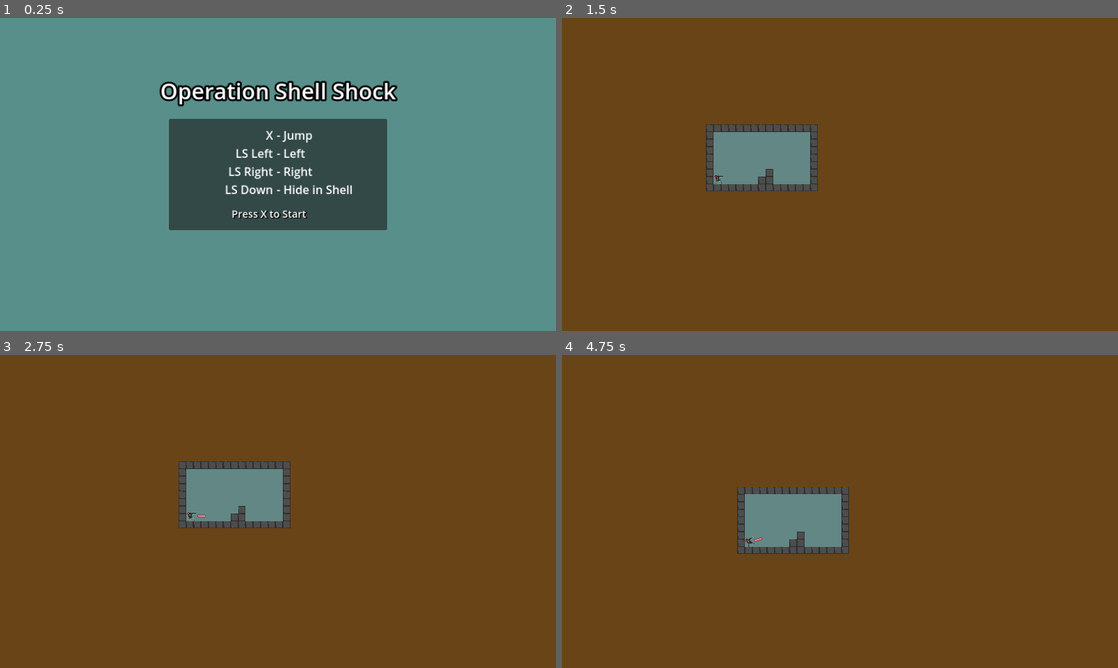
Above: before the commit, frames 1-4 (two rows, left to right).
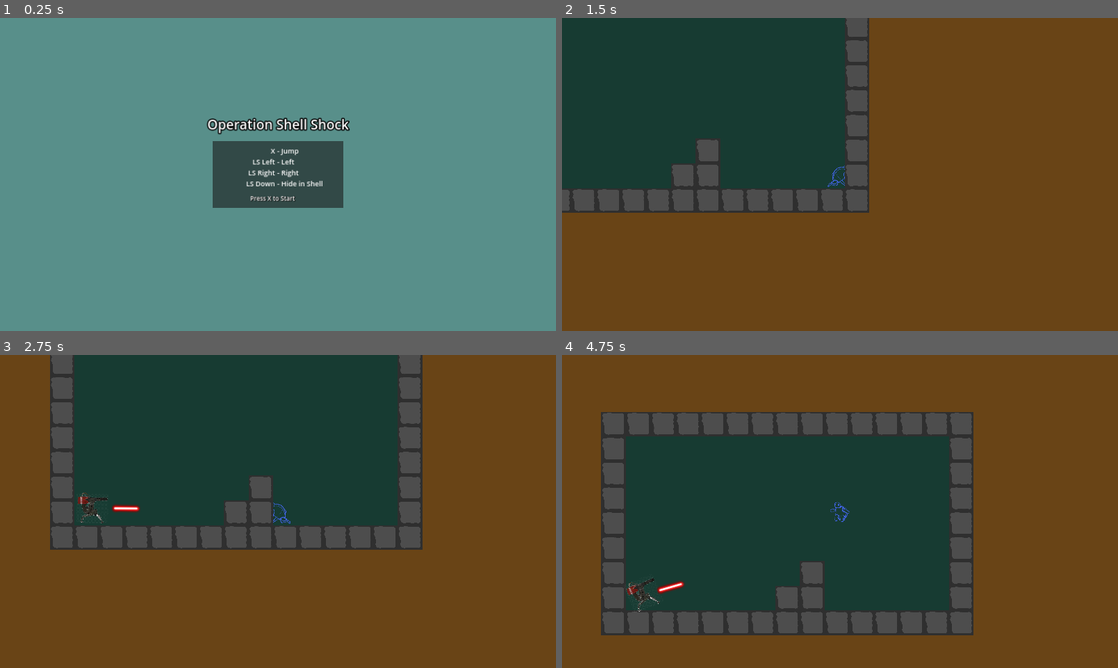
Above: after the commit, the same moments.

Repository: isterkvarn/operation_shell_shock
Game: Godot game, scene res://menus/main_menu/main_menu.tscn
Same seed, same stepped clock (60 frames per second), same inputs: the game is played once before the commit and once after it.
Inputs:
- Up to frame 1 (0.25 s): no input
- Up to frame 2 (1.5 s): tap X at 0.5 s; hold D (ss_right) from 0.53 s (still down); tap Enter (ui_accept) at 0.6, 1.25 s; tap W (ss_jump) at 0.77 s; tap J (switch_state) at 1.35 s
- Up to frame 3 (2.75 s): tap W (ss_jump) at 1.52 s; tap Enter (ui_accept) at 1.55, 2.1 s; release D (ss_right) at 2.03 s; hold A (ss_left) from 2.03 s (still down)
- Up to frame 4 (4.75 s): release A (ss_left) at 2.78 s; hold D (ss_right) 2.78-4.28 s; tap Enter (ui_accept) at 2.85, 3.8, 4.35 s; tap W (ss_jump) at 3.02, 3.77, 4.52 s; hold J (switch_state) 3.53-4.28 s; hold A (ss_left) from 4.28 s (still down)

The runs differ from the first frame. In frame 1, 12% of the frame differs, in the area x 28-72%, y 20-68%; in frame 2, 34%; in frame 3, 41%; in frame 4, 47%, in the area x 7-74%, y 18-90%.

Commit message:
fixed game resolution and camera scale

Diff:
--- a/main.tscn
+++ b/main.tscn
@@ -6,17 +6,17 @@
 
 [node name="Main" type="Node2D"]
 
-[node name="Player" parent="." instance=ExtResource("3_stjco")]
-unique_name_in_owner = true
-position = Vector2(828, 331)
-scale = Vector2(0.2, 0.2)
-
 [node name="ColorRect" type="ColorRect" parent="."]
 offset_left = -54.0
 offset_top = -31.0
 offset_right = 1201.0
 offset_bottom = 673.0
-color = Color(0.384314, 0.529412, 0.521569, 1)
+color = Color(0.0901961, 0.231373, 0.196078, 1)
+
+[node name="Player" parent="." instance=ExtResource("3_stjco")]
+unique_name_in_owner = true
+position = Vector2(828, 331)
+scale = Vector2(0.2, 0.2)
 
 [node name="TileMap" type="TileMap" parent="."]
 position = Vector2(18, 25)
--- a/player/player.tscn
+++ b/player/player.tscn
@@ -99,5 +99,4 @@
 disabled = true
 
 [node name="Camera2D" type="Camera2D" parent="."]
-position = Vector2(1782, -312)
-zoom = Vector2(0.18, 0.18)
+position = Vector2(-2, 0)
--- a/project.godot
+++ b/project.godot
@@ -17,6 +17,8 @@
 
 [display]
 
+window/size/viewport_width=1920
+window/size/viewport_height=1080
 window/stretch/mode="canvas_items"
 
 [input]
